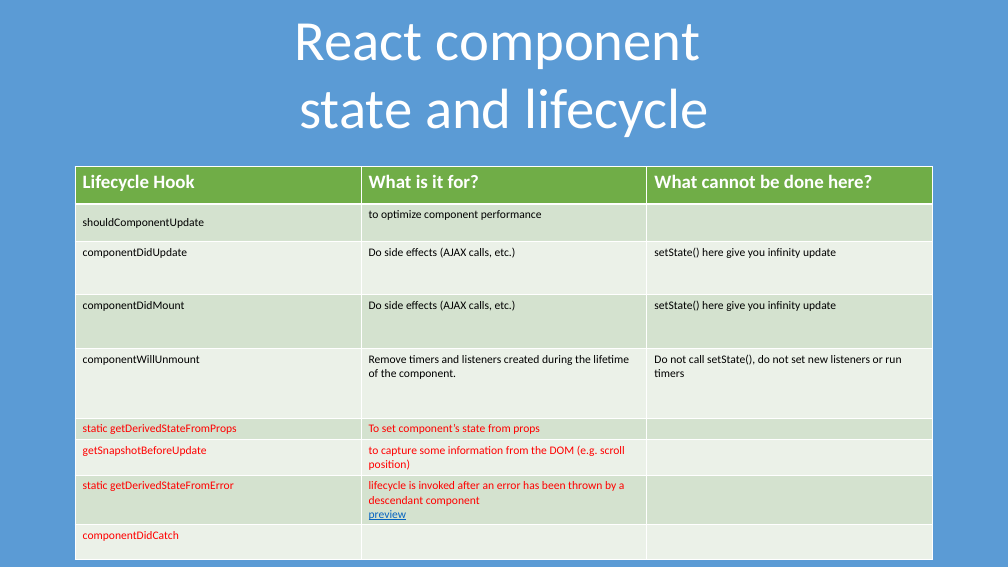
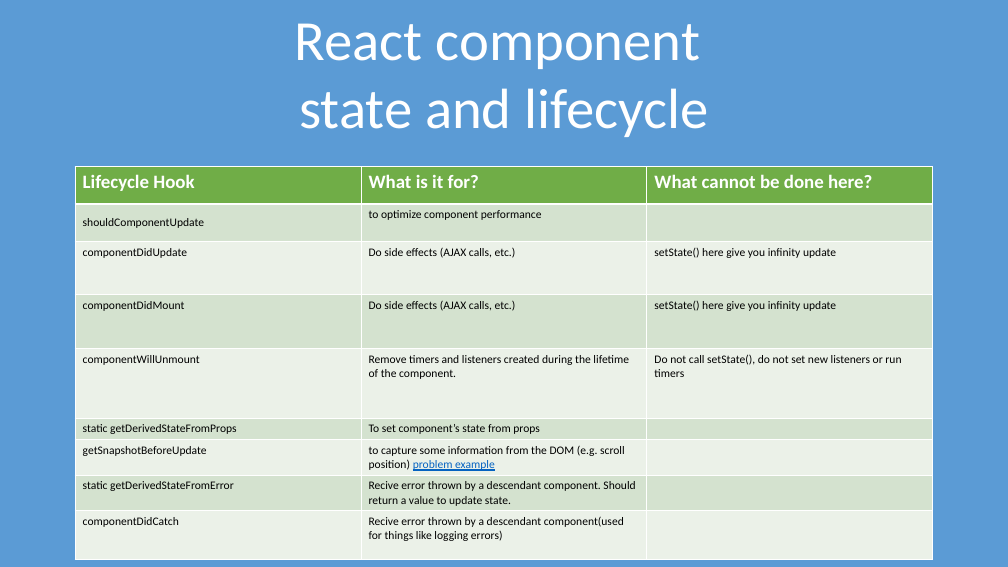
Before and after one commit to TigranVardanyan/React-component-lifecycle, a slide deck: slide 8 of React component lifecycle.pptx. Drawn at 1008x567 pixels with LibreOffice and Linux fonts; fonts in the diff are those of the drawing. Boxes give left, top, right and bottom in pixels: in the first picture for what was removed or moved away, otherwise in the second. Text is boxed around its words. In the diff, an @@ line names an element or a change of style, - is before the commit and + after.

Commit message:
Presentation changes

```diff
--- a/React component lifecycle.pptx
+++ b/React component lifecycle.pptx
@@ table at (75,166,932,560) @@
-row 7, column 2: to capture some information from the DOM (e.g. scroll position)
+row 7, column 2: to capture some information from the DOM (e.g. scroll position) problem example
-row 8, column 2: lifecycle is invoked after an error has been thrown by a descendant component preview
+row 8, column 2: Recive error thrown by a descendant component. Should return a value to update state.
-row 9, column 2: 
+row 9, column 2: Recive error thrown by a descendant component(used for things like logging errors)
@@ text colour #FF0000 to #000000 in "static getDerivedStateFromProps", "To set component’s state from props", "getSnapshotBeforeUpdate", "static getDerivedStateFromError" and 1 more places @@
```
